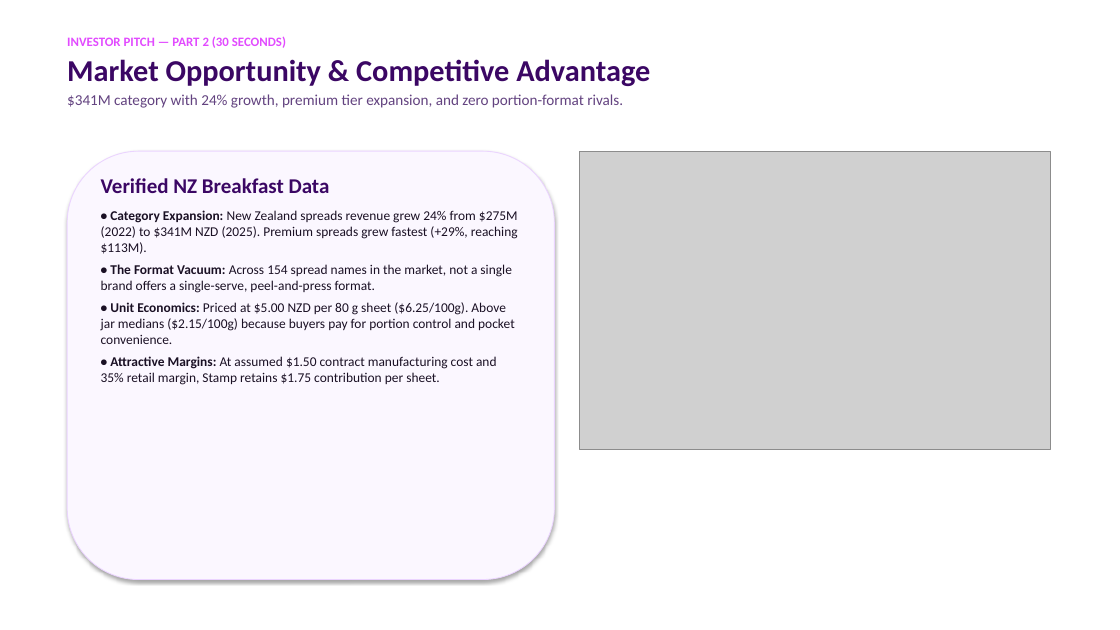
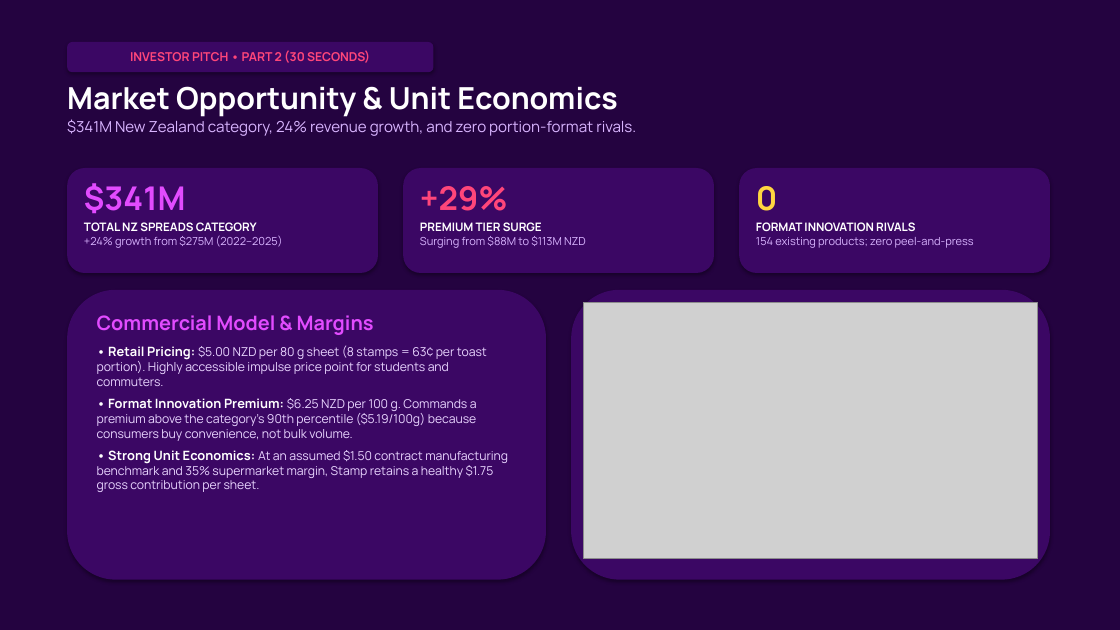
Before and after one commit to JacobCrume/stamp-spreads, a slide deck: slide 3 of presentation/Stamp-pitch.pptx. Drawn at 1120x630 pixels with LibreOffice and Linux fonts; fonts in the diff are those of the drawing; grey boxes stand for pictures. Boxes give left, top, right and bottom in pixels: in the first picture for what was removed or moved away, otherwise in the second. Text is boxed around its words. In the diff, an @@ line names an element or a change of style, - is before the commit and + after.

Commit message:
Redesign slide deck with flat, shadowless, bold Stamp website theme

```diff
--- a/presentation/Stamp-pitch.pptx
+++ b/presentation/Stamp-pitch.pptx
@@ rectangle added at (0,0,1120,630), fill #240340 @@
@@ rounded rectangle added at (67,42,434,72), fill #3B0764, 10.5 pt, text #FF467A, bold @@
+INVESTOR PITCH • PART 2 (30 SECONDS)
@@ text at (67,86,636,136): text changed; font Calibri to Manrope; text colour #634380 to #D8B4FE @@
-INVESTOR PITCH — PART 2 (30 SECONDS)
-Market Opportunity & Competitive Advantage
-$341M category with 24% growth, premium tier expansion, and zero portion-format rivals.
+Market Opportunity & Unit Economics
+$341M New Zealand category, 24% revenue growth, and zero portion-format rivals.
@@ rounded rectangle added at (67,168,378,273), fill #3B0764 @@
@@ text removed at (101,178,518,385) @@
-Verified NZ Breakfast Data
-• Category Expansion: New Zealand spreads revenue grew 24% from $275M (2022) to $341M NZD (2025). Premium spreads grew fastest (+29%, reaching $113M).
-• The Format Vacuum: Across 154 spread names in the market, not a single brand offers a single-serve, peel-and-press format.
-• Unit Economics: Priced at $5.00 NZD per 80 g sheet ($6.25/100g). Above jar medians ($2.15/100g) because buyers pay for portion control and pocket convenience.
-• Attractive Margins: At assumed $1.50 contract manufacturing cost and 35% retail margin, Stamp retains $1.75 contribution per sheet.
@@ rounded rectangle added at (403,168,714,273), fill #3B0764 @@
@@ picture removed at (580,151,1050,450) @@
@@ rounded rectangle added at (739,168,1050,273), fill #3B0764 @@
@@ text added at (84,183,283,248), 9.5 pt, text #D8B4FE @@
+$341M
+TOTAL NZ SPREADS CATEGORY
++24% growth from $275M (2022–2025)
@@ text added at (420,186,586,248), 9.5 pt, text #D8B4FE @@
++29%
+PREMIUM TIER SURGE
+Surging from $88M to $113M NZD
@@ text added at (756,186,974,248), 9.5 pt, text #D8B4FE @@
+0
+FORMAT INNOVATION RIVALS
+154 existing products; zero peel-and-press
@@ rounded rectangle: place and size @@
-rounded rectangle at (67,151,555,580)
+rounded rectangle at (67,290,546,580)
@@ rounded rectangle at (67,290,546,580): fill #FBF7FF to #3B0764; outline #EBD4FF 0.75 pt to none @@
@@ rounded rectangle added at (571,290,1050,580), fill #3B0764 @@
@@ text added at (97,315,508,492), 10.5 pt, text #E9D5FF @@
+Commercial Model & Margins
+• Retail Pricing: $5.00 NZD per 80 g sheet (8 stamps = 63¢ per toast portion). Highly accessible impulse price point for students and commuters.
+• Format Innovation Premium: $6.25 NZD per 100 g. Commands a premium above the category's 90th percentile ($5.19/100g) because consumers buy convenience, not bulk volume.
+• Strong Unit Economics: At an assumed $1.50 contract manufacturing benchmark and 35% supermarket margin, Stamp retains a healthy $1.75 gross contribution per sheet.
@@ picture added at (584,302,1038,559) @@
```
Also in this commit, not shown: 4 other slides changed, 1 other file.
